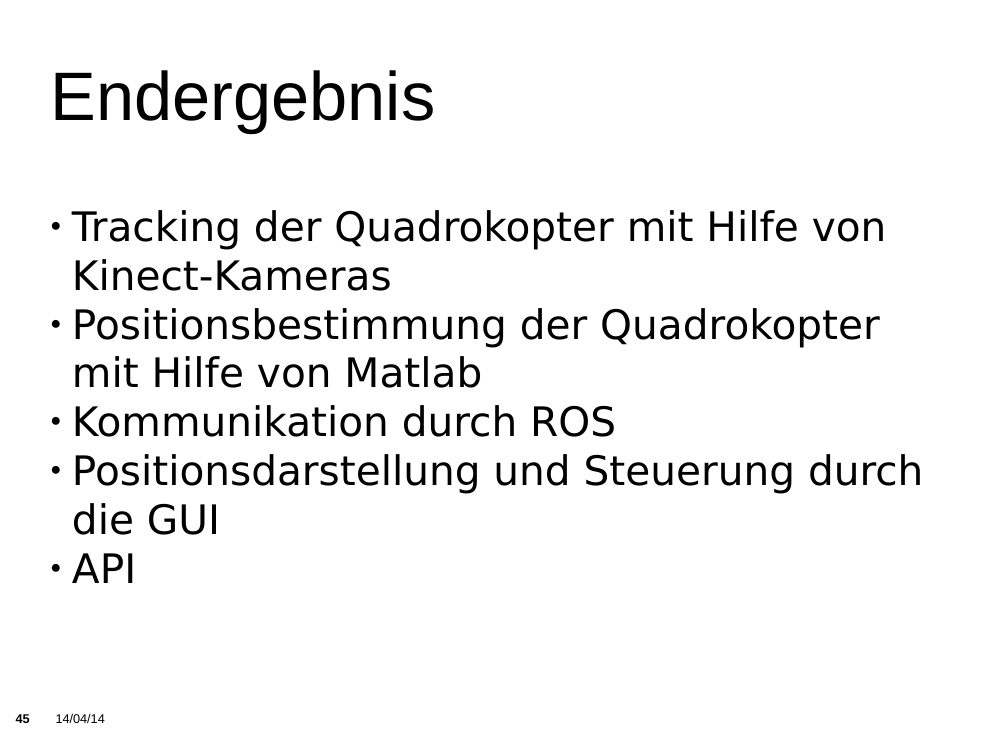
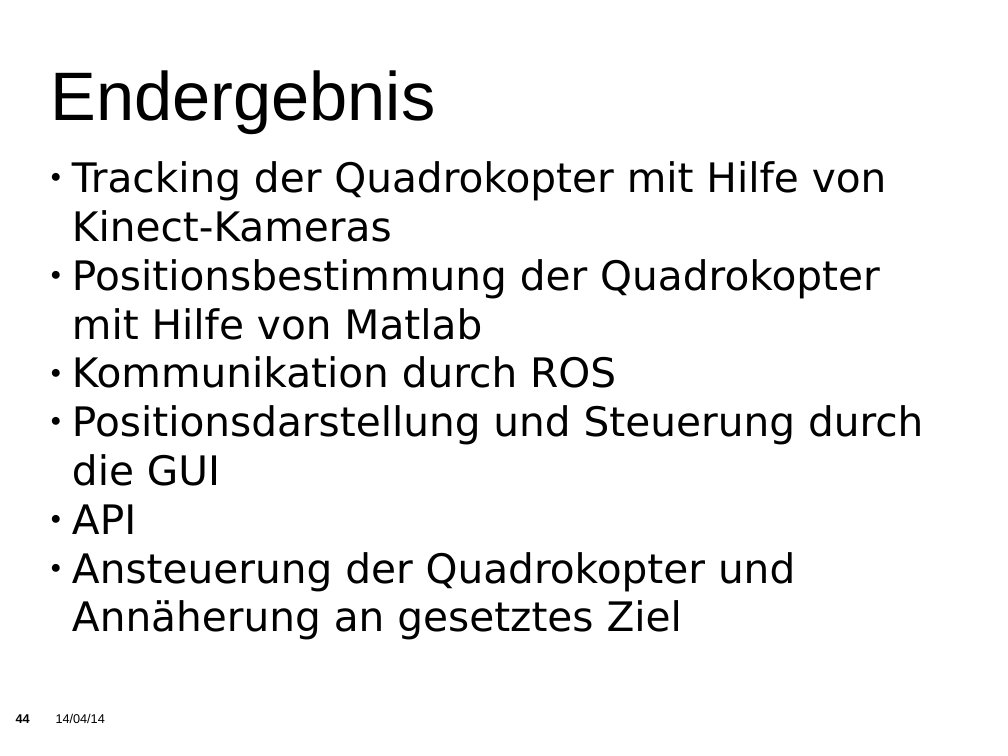
Before and after one commit to KITrokopter/Presentation, a slide deck: slide 44 of PresentationInTotal v0.1.odp (slide 45 before the commit). Drawn at 1008x756 pixels with LibreOffice and Linux fonts; fonts in the diff are those of the drawing; background and template pictures are left out. Boxes give left, top, right and bottom in pixels: in the first picture for what was removed or moved away, otherwise in the second. Text is boxed around its words. In the diff, an @@ line names an element or a change of style, - is before the commit and + after.

```diff
--- a/PresentationInTotal v0.1.odp
+++ b/PresentationInTotal v0.1.odp
@@ subtitle "Tracking der Quadrokopter mit Hilfe ...": place and size @@
-subtitle "Tracking der Quadrokopter mit Hilfe ..." at [72,210,923,583]
+subtitle "Tracking der Quadrokopter mit Hilfe ..." at [72,161,923,640]
@@ subtitle at [72,552,795,640]: paragraph added @@
+● Ansteuerung der Quadrokopter und Annäherung an gesetztes Ziel
@@ page number at [16,714,30,723]: text changed @@
-45
+44
```
Also in this commit, not shown: 3 other slides changed, 1 slide removed.
